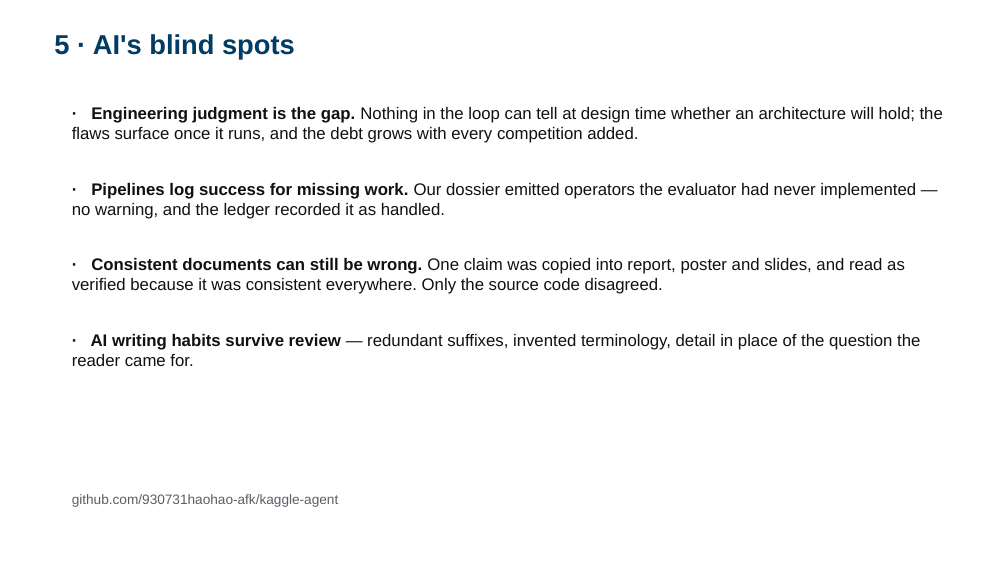
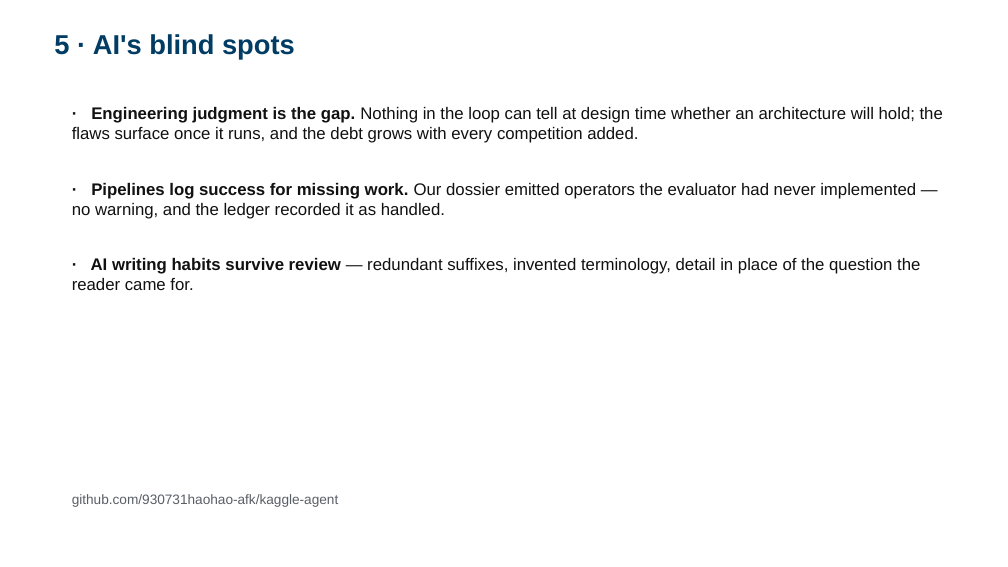
Before and after one commit to 930731haohao-afk/kaggle-agent, a slide deck: slide 6 of docs/presentation/slides_4min.pptx. Drawn at 1008x567 pixels with LibreOffice and Linux fonts; fonts in the diff are those of the drawing. Boxes give left, top, right and bottom in pixels: in the first picture for what was removed or moved away, otherwise in the second. Text is boxed around its words. In the diff, an @@ line names an element or a change of style, - is before the commit and + after.

```diff
--- a/docs/presentation/slides_4min.pptx
+++ b/docs/presentation/slides_4min.pptx
@@ text "· AI writing habits survive ...": place and size @@
-text "· AI writing habits survive ..." at box(72, 334, 920, 366)
+text "· AI writing habits survive ..." at box(72, 258, 920, 290)
@@ text removed at box(72, 258, 905, 294) @@
-· Consistent documents can still be wrong. One claim was copied into report, poster and slides, and read as verified because it was consistent everywhere. Only the source code disagreed.
```
Also in this commit, not shown: 4 other files.
